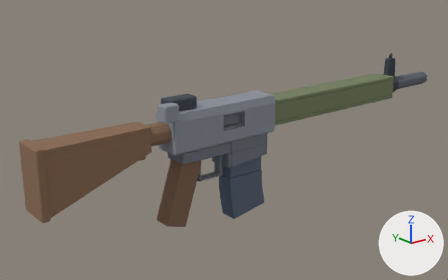
An edit to the glTF model deadvox/src/content/base/assets/models/rifle_assault.glb, drawn before and after from the same camera.
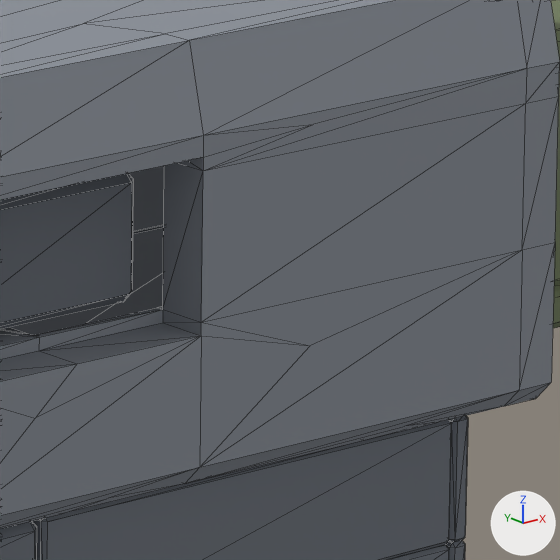
Old and new are each drawn whole from a camera (50 mm lens) standing at (-0.634, -0.691, 0.245) and looking at (-0.045, 0.046, -0.05) and again close up on the part from 51% to 61% of the width and 35% to 52% of the height. The lights are fixed; the arrows at lower right show +X, +Y and +Z. The older version's two pictures come first. The close-ups show mesh edges as thin lines. Vertices at exactly the same position are counted once.

In view in the first close-up: 'bolt-carrier:bolt-carrier', 'handguard:handguard', 'lower:lower', 'receiver:receiver'.
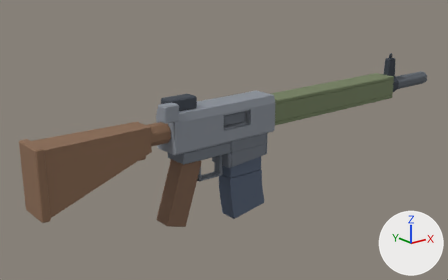
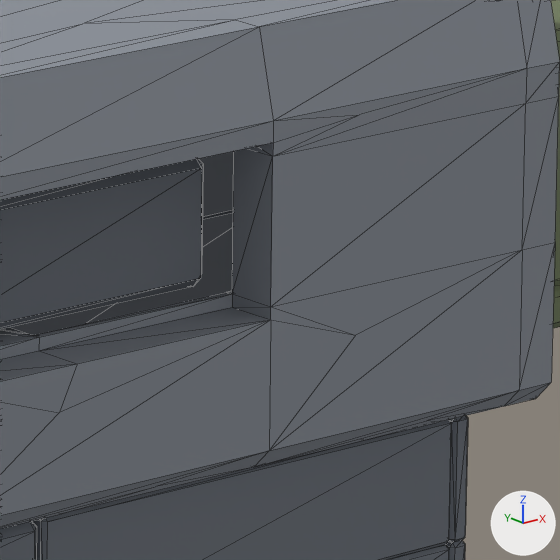
Commit message: Extend AR carrier and regenerate rifle asset

Pixel boxes (x1, y1, x2, y2) of what changed, in the close-ups (560 x 560 px; the box of a moved part takes in the faces that stretch with it):
'bolt-carrier:bolt-carrier', reshaped
    before: (0, 173, 133, 329)
    after: (0, 159, 203, 329)
part 2 of me_receiver_receiver, moved or reshaped
    before: (190, 390, 519, 483)
    after: (259, 390, 519, 466)
part 3 of me_receiver_receiver, moved or reshaped
    before: (0, 336, 200, 489)
    after: (0, 320, 270, 495)
part 4 of me_receiver_receiver, moved or reshaped
    before: (200, 68, 527, 467)
    after: (269, 68, 527, 450)
part 5 of me_receiver_receiver, moved or reshaped
    before: (0, 467, 200, 529)
    after: (0, 451, 268, 529)
part 6 of me_receiver_receiver, moved or reshaped
    both: (0, 0, 519, 499)

Edits to the bpy script that builds the scene:
```text
Change me_bolt_carrier_bolt_carrier:
    used by ob_bolt_carrier_bolt_carrier; parent = ob_rifle_assault; location = (-0.0805, 0.0, 0.0); rotation_euler = (0.0, 0.0, 3.142), in degrees (0, 0, 180)
    remove me_bolt_carrier_bolt_carrier.from_pydata(...)  # 66 vertices, 128 faces; spans x -0.0172..0.0172, y -0.0144..0.0144, z -0.0058..0.0115
    add me_bolt_carrier_bolt_carrier.from_pydata(...)  # 66 vertices, 128 faces; spans x -0.0288..0.0172, y -0.0144..0.0144, z -0.0058..0.0115
    me_bolt_carrier_bolt_carrier part 1: all 12 vertices in x -0.0172..-0.0158, y -0.0144..0.0144, z -0.0058..0.0115 are moved by (-0.0115, 0.0, 0.0)
Change me_receiver_receiver:
    where me_receiver_receiver.from_pydata(...)  # 165 vertices, 326 faces; spans x -0.207..0.0, y -0.034..0.023, z -0.029..0.046
    used by ob_receiver_receiver; parent = ob_rifle_assault; location = (0.0, 0.0, 0.0)
    me_receiver_receiver part 2: all 2 vertices in x -0.024, y -0.021..-0.005, z -0.028..0.013 are moved by (0.004, 0.0, 0.0)
    me_receiver_receiver part 3: the 1 vertex in x -0.087, y -0.023, z -0.014 is moved by (0.004, 0.0, 0.0)
    me_receiver_receiver part 4: all 2 vertices in x -0.042, y -0.023, z -0.013..0.016 are moved by (0.008, 0.0, 0.0)
    me_receiver_receiver part 5: the 1 vertex in x -0.074, y -0.021, z -0.028 is moved by (0.008, 0.0, 0.0)
    me_receiver_receiver part 6: all 16 vertices in x -0.06, y -0.023..0.016, z -0.029..0.029 are moved by (0.012, 0.0, 0.0)
```
